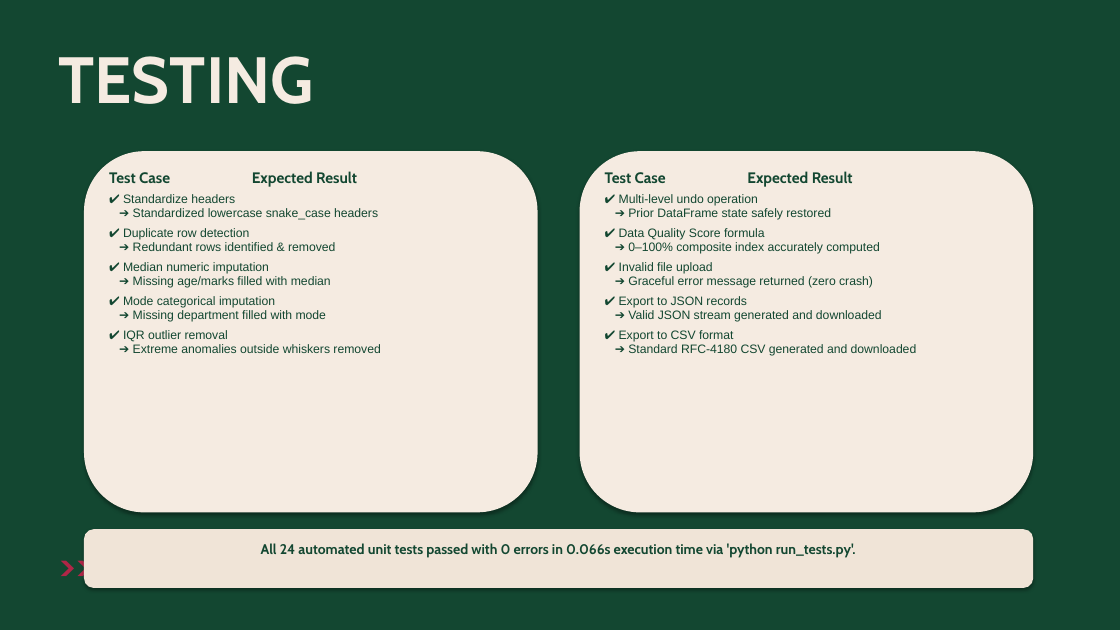
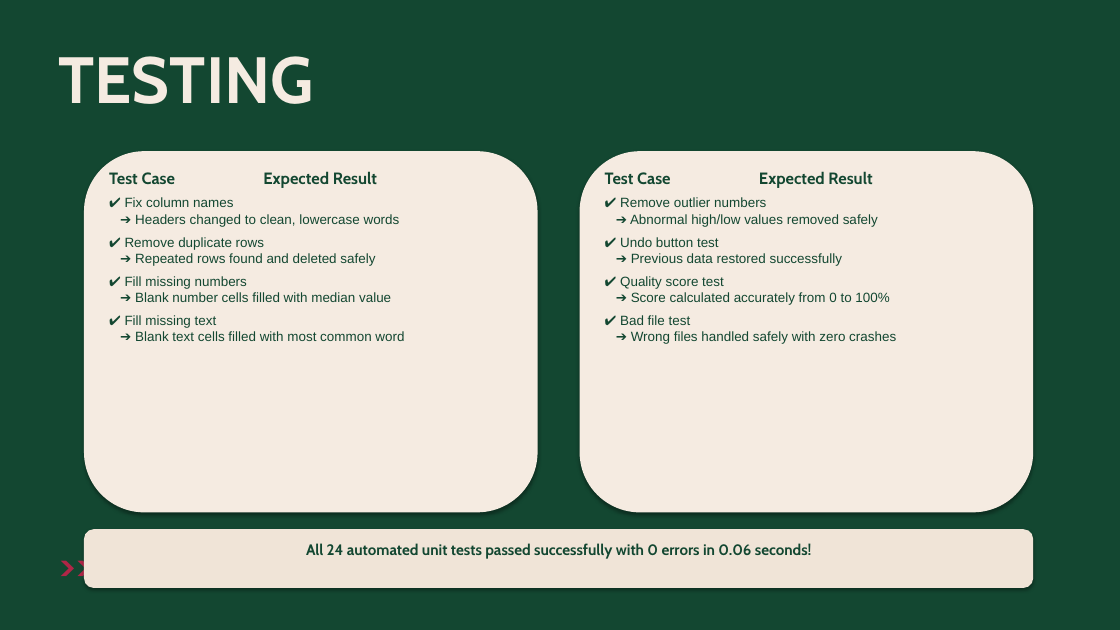
Before and after one commit to JISHU-GHOSH/csv-data-cleaner-analytics, a slide deck: slide 11 of CSV_Cleaner_14_Pages_Presentation.pptx. Drawn at 1120x630 pixels with LibreOffice and Linux fonts; fonts in the diff are those of the drawing. Boxes give left, top, right and bottom in pixels: in the first picture for what was removed or moved away, otherwise in the second. Text is boxed around its words. In the diff, an @@ line names an element or a change of style, - is before the commit and + after.

```diff
--- a/CSV_Cleaner_14_Pages_Presentation.pptx
+++ b/CSV_Cleaner_14_Pages_Presentation.pptx
@@ text at (109, 171, 377, 188): size 13 to 14 pt in "Test Case Expected Result" @@
@@ text at (605, 171, 872, 188): size 13 to 14 pt in "Test Case Expected Result" @@
@@ text at (125, 197, 404, 341): text changed; size 10.5 to 11.5 pt @@
-✔ Standardize headers
-➔ Standardized lowercase snake_case headers
-✔ Duplicate row detection
-➔ Redundant rows identified & removed
-✔ Median numeric imputation
-➔ Missing age/marks filled with median
-✔ Mode categorical imputation
-➔ Missing department filled with mode
-✔ IQR outlier removal
-➔ Extreme anomalies outside whiskers removed
+✔ Fix column names
+➔ Headers changed to clean, lowercase words
+✔ Remove duplicate rows
+➔ Repeated rows found and deleted safely
+✔ Fill missing numbers
+➔ Blank number cells filled with median value
+✔ Fill missing text
+➔ Blank text cells filled with most common word
@@ text at (620, 197, 896, 344): text changed; size 10.5 to 11.5 pt @@
-✔ Multi-level undo operation
-➔ Prior DataFrame state safely restored
-✔ Data Quality Score formula
-➔ 0–100% composite index accurately computed
-✔ Invalid file upload
-➔ Graceful error message returned (zero crash)
-✔ Export to JSON records
-➔ Valid JSON stream generated and downloaded
-✔ Export to CSV format
-➔ Standard RFC-4180 CSV generated and downloaded
+✔ Remove outlier numbers
+➔ Abnormal high/low values removed safely
+✔ Undo button test
+➔ Previous data restored successfully
+✔ Quality score test
+➔ Score calculated accurately from 0 to 100%
+✔ Bad file test
+➔ Wrong files handled safely with zero crashes
@@ text at (306, 543, 812, 559): text changed; size 12 to 13 pt @@
-All 24 automated unit tests passed with 0 errors in 0.066s execution time via 'python run_tests.py'.
+All 24 automated unit tests passed successfully with 0 errors in 0.06 seconds!
```
Also in this commit, not shown: 13 other slides changed, 1 other file.
